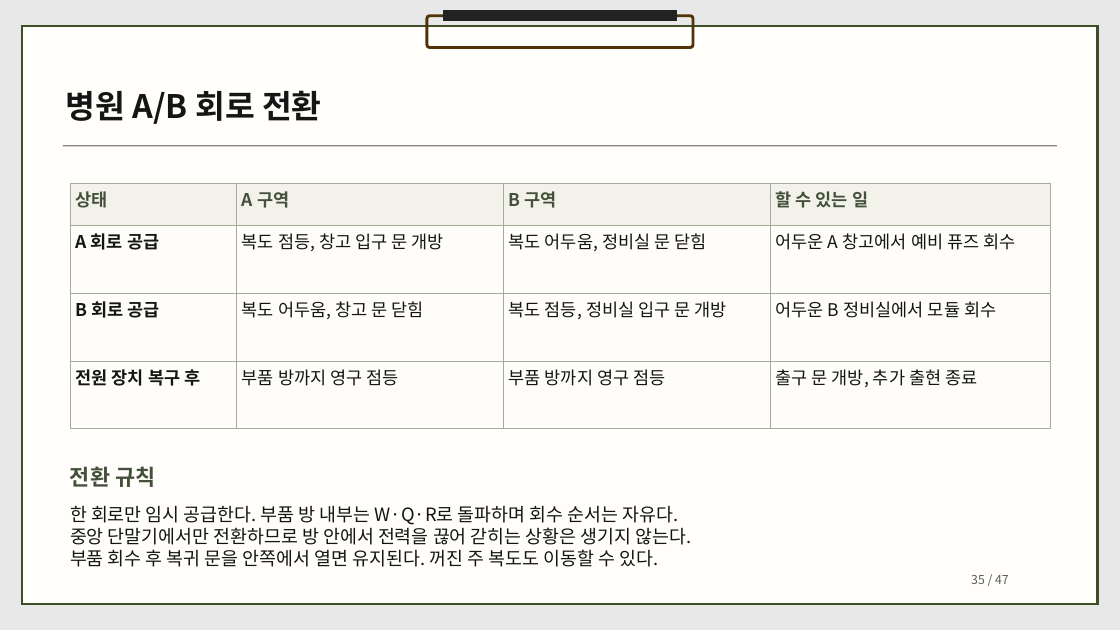
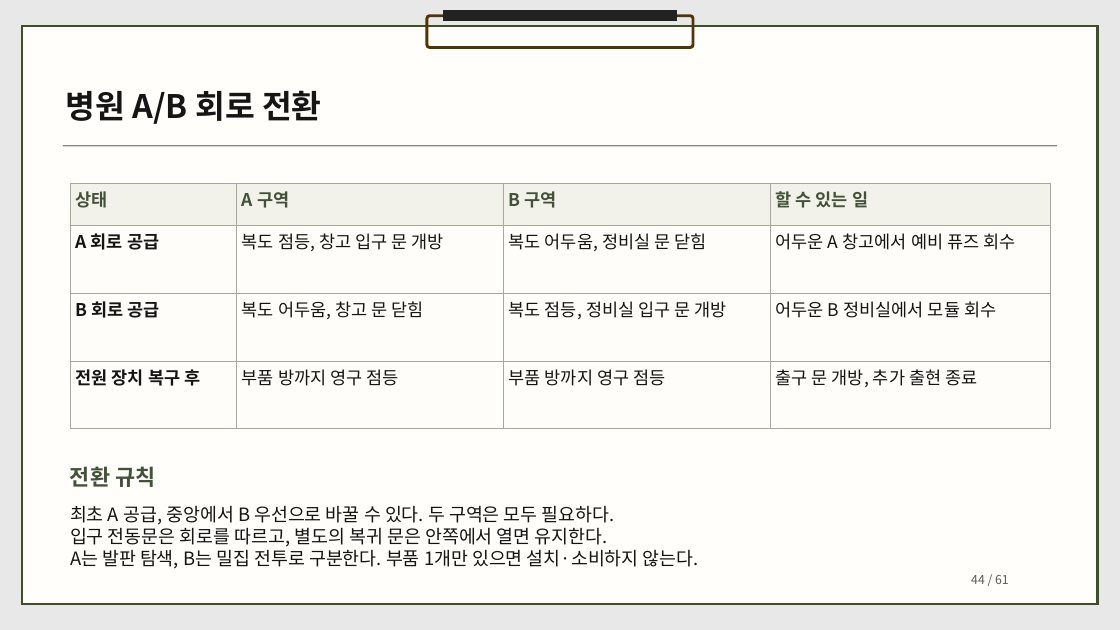
Before and after one commit to dbguswh/2Dgame_project, a slide deck: slide 44 of 2D게임프로그래밍 기획서.pptx (slide 35 before the commit). Drawn at 1120x630 pixels with LibreOffice and Linux fonts; fonts in the diff are those of the drawing. Boxes give left, top, right and bottom in pixels: in the first picture for what was removed or moved away, otherwise in the second. Text is boxed around its words. In the diff, an @@ line names an element or a change of style, - is before the commit and + after.

```diff
--- a/2D게임프로그래밍 기획서.pptx
+++ b/2D게임프로그래밍 기획서.pptx
@@ text at (70, 505, 699, 569): text changed @@
-한 회로만 임시 공급한다. 부품 방 내부는 W·Q·R로 돌파하며 회수 순서는 자유다.
-중앙 단말기에서만 전환하므로 방 안에서 전력을 끊어 갇히는 상황은 생기지 않는다.
-부품 회수 후 복귀 문을 안쪽에서 열면 유지된다. 꺼진 주 복도도 이동할 수 있다.
+최초 A 공급, 중앙에서 B 우선으로 바꿀 수 있다. 두 구역은 모두 필요하다.
+입구 전동문은 회로를 따르고, 별도의 복귀 문은 안쪽에서 열면 유지한다.
+A는 발판 탐색, B는 밀집 전투로 구분한다. 부품 1개만 있으면 설치·소비하지 않는다.
@@ text at (971, 575, 1009, 584): text changed @@
-35 / 47
+44 / 61
```
Also in this commit, not shown: 45 other slides changed, 14 slides added, 1 other file.
